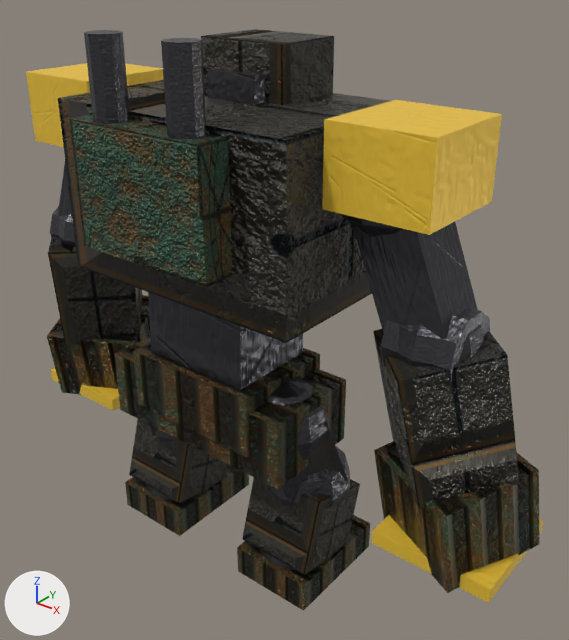
One commit to the glTF model BaseFramework 3D/Asset/Models/Character/Enemy/Factory/PressBot/PressBot.gltf: the scene before it, then after it.
Rendered twice from a 50 mm lens placed at (4.81, -5.08, 6.05), pointed at (0.41, 0.41, 2.64). Every picture has the same lights, and +X, +Y and +Z are marked at lower left. The picture after the commit comes second.

Objects in the first picture: 'PressBot_Mesh'.
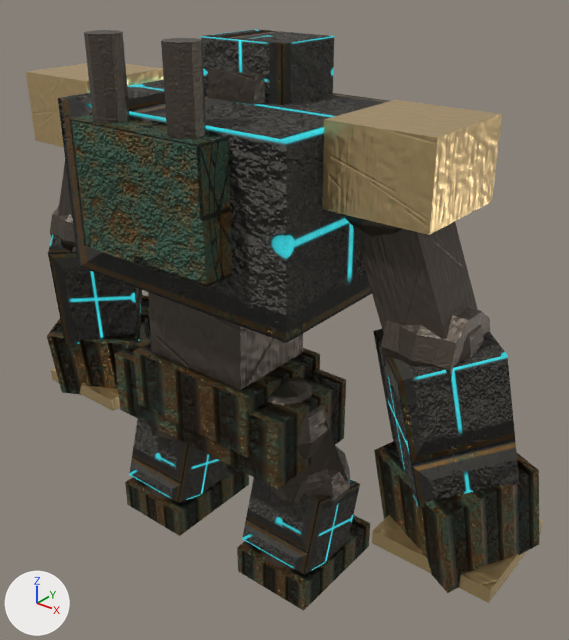
Pixel boxes (x1, y1, x2, y2) of what changed, in the pictures (569 x 640 px):
'PressBot_Mesh', surface changed, recoloured
    both: (26, 29, 543, 603)

Edits to the bpy script that builds the scene:
```text
Add img_ruin_plate_e:
    img_ruin_plate_e = load_image('Ruin_plate_e', 'Ruin_plate_e.png', 1024, 1024, 'sRGB')
Add img_ruin_plate_mr:
    img_ruin_plate_mr = load_image('Ruin_plate_mr', 'Ruin_plate_mr.png', 1024, 1024, 'Non-Color')
Change mat_pressbot_plate:
    remove # nodes: BsdfPrincipled, NormalMap, OutputMaterial, TexImage x2
    nodes: BsdfPrincipled, NormalMap, OutputMaterial, SeparateColor, TexImage x4
    uses the picture img_ruin_plate_e
    uses the picture img_ruin_plate_mr
Change mat_pressbot_hazard:
    where n0 = _N.new('ShaderNodeBsdfPrincipled'); n0.name = 'Principled BSDF'
    n0.inputs[0].default_value: (0.95, 0.62, 0.05, 1.0) -> (0.72, 0.52, 0.25, 1.0)  # 'Base Color', yellow #f9ce3f -> 'Base Color', beige #ddbf89
    n0.inputs[1].default_value: 0.3 -> 0.9  # 'Metallic'
```
